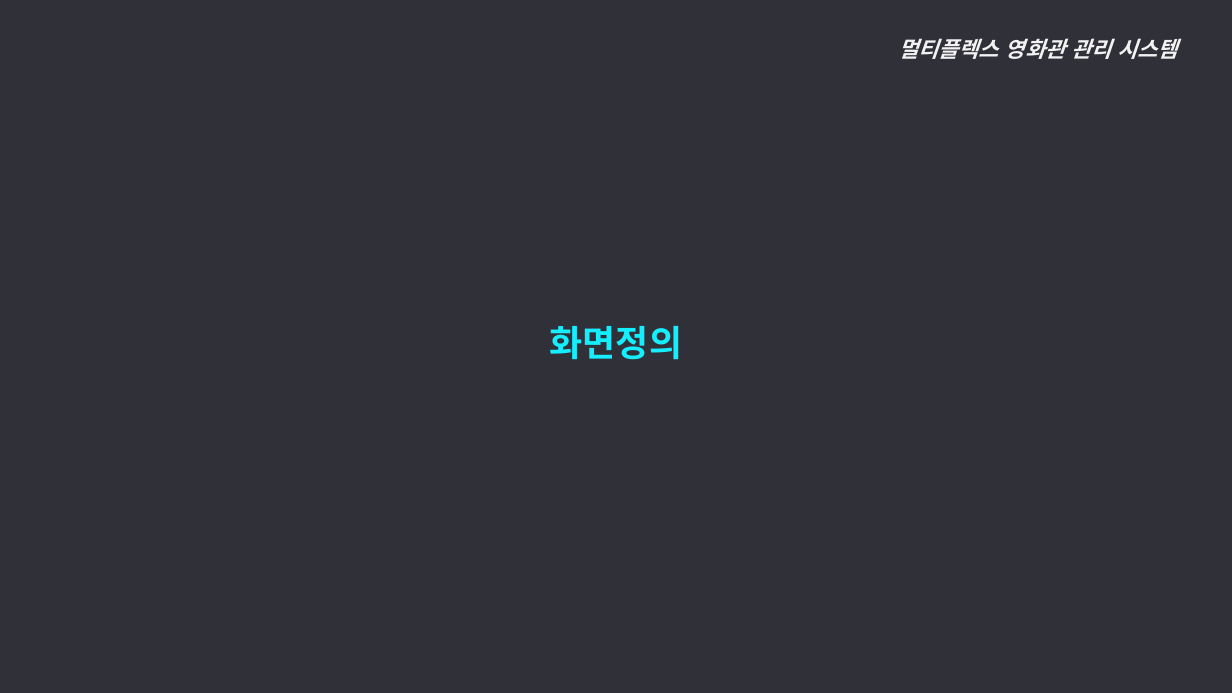
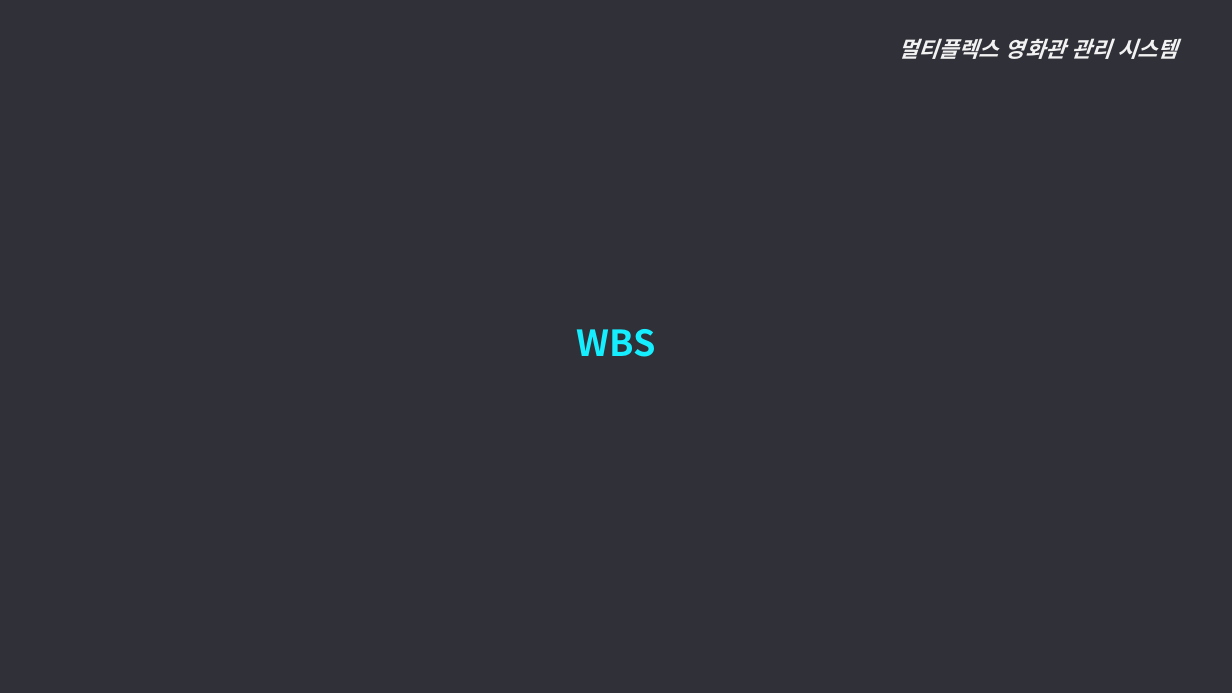
Before and after one commit to ywc-412/MultiplexTeamProject, a slide deck: slide 11 of 개발문서/2조 개요, 요구사항, 메뉴구조도.pptx (slide 39 before the commit). Drawn at 1232x693 pixels with LibreOffice and Linux fonts; fonts in the diff are those of the drawing. Boxes give left, top, right and bottom in pixels: in the first picture for what was removed or moved away, otherwise in the second. Text is boxed around its words. In the diff, an @@ line names an element or a change of style, - is before the commit and + after.

```diff
--- a/개발문서/2조 개요, 요구사항, 메뉴구조도.pptx
+++ b/개발문서/2조 개요, 요구사항, 메뉴구조도.pptx
@@ text at (577, 329, 656, 357): text changed @@
-화면정의
+WBS
```
Also in this commit, not shown: 11 slides added.
